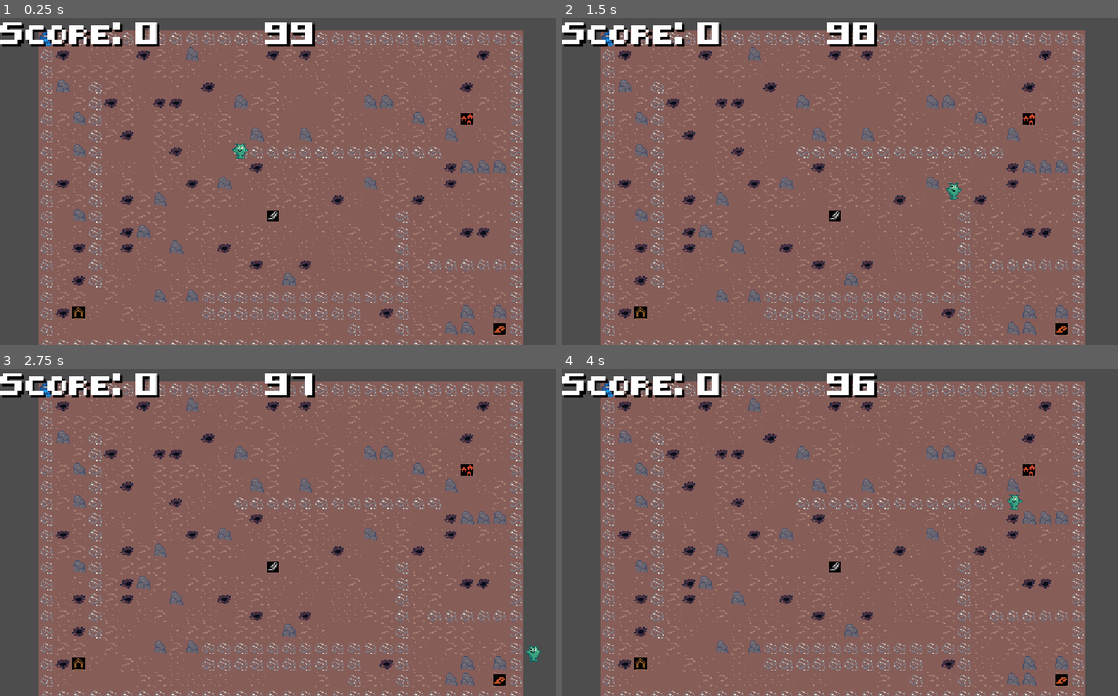
Above: before the commit, frames 1-4 (two rows, left to right).
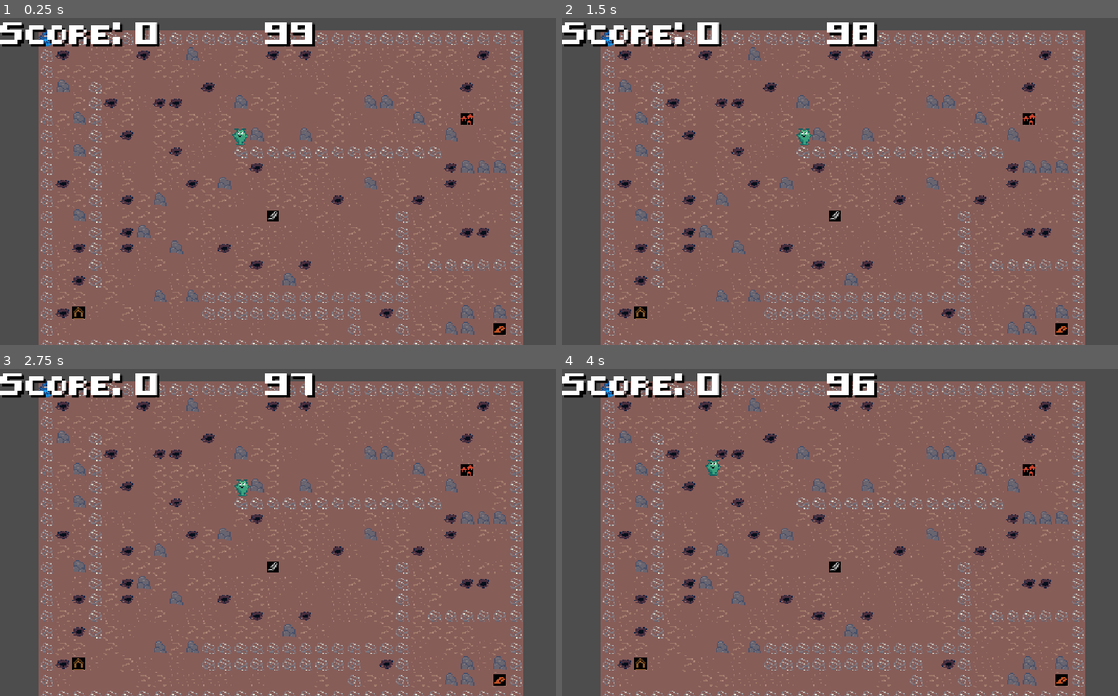
Above: after the commit, the same moments.

Repository: GameAISchool2026members/GloopGloopDelivery
Game: Godot game, scene res://game/game.tscn
Same seed, same stepped clock (60 frames per second), same inputs: the game is played once before the commit and once after it. This scene is started directly instead of the project's main scene.
Inputs (mouse positions are in pixels of both pictures, inside the frame that each line leads up to):
- Up to frame 1 (0.25 s): no input
- Up to frame 2 (1.5 s): tap Enter at 0.5 s; move the mouse to (979, 165) at 0.52 s; hold D (right) 0.53-1.28 s; tap Space (interact) at 0.6, 1.35 s; click (979, 165) at 0.67 s; move the mouse to (734, 197) at 1.27 s; hold S (down) from 1.28 s (still down)
- Up to frame 3 (2.75 s): move the mouse to (350, 460) at 2.02 s; release S (down) at 2.03 s; hold D (right) from 2.03 s (still down); tap Space (interact) at 2.1 s
- Up to frame 4 (4 s): tap Space (interact) at 2.75, 2.85, 3.6 s; move the mouse to (823, 597) at 2.77 s; release D (right) at 2.78 s; hold W (up) 2.78-3.53 s; click (823, 597) at 2.92 s; move the mouse to (1029, 581) at 3.52 s; hold A (left) from 3.53 s (still down)

The runs differ from the first frame. In frame 1, 0.2% of the frame differs, in the area x 41-45%, y 33-44%; in frame 2, 0.2%, in the area x 42-72%, y 33-56%; in frame 3, 0.2%; in frame 4, 0.2%.

Commit message:
Fixed collison on human

Diff:
--- a/players/human/human_player.tscn
+++ b/players/human/human_player.tscn
@@ -4,7 +4,10 @@
 [ext_resource type="Texture2D" uid="uid://kw5302i5rm6m" path="res://players/human/human.png" id="2_a70vh"]
 
 [sub_resource type="CircleShape2D" id="CircleShape2D_onrkg"]
-radius = 21.095022
+radius = 6.0
+
+[sub_resource type="CircleShape2D" id="CircleShape2D_a70vh"]
+radius = 15.0
 
 [node name="HumanPlayer" type="CharacterBody2D" unique_id=9644110 groups=["player"]]
 script = ExtResource("1_onrkg")
@@ -14,12 +17,11 @@
 
 [node name="CollisionShape2D" type="CollisionShape2D" parent="." unique_id=1796559021]
 shape = SubResource("CircleShape2D_onrkg")
-disabled = true
 
 [node name="InteractionArea" type="Area2D" parent="." unique_id=1520098243]
 monitorable = false
 
 [node name="CollisionShape2D" type="CollisionShape2D" parent="InteractionArea" unique_id=126223714]
-shape = SubResource("CircleShape2D_onrkg")
+shape = SubResource("CircleShape2D_a70vh")
 
 [connection signal="interact" from="." to="." method="_on_interact"]
